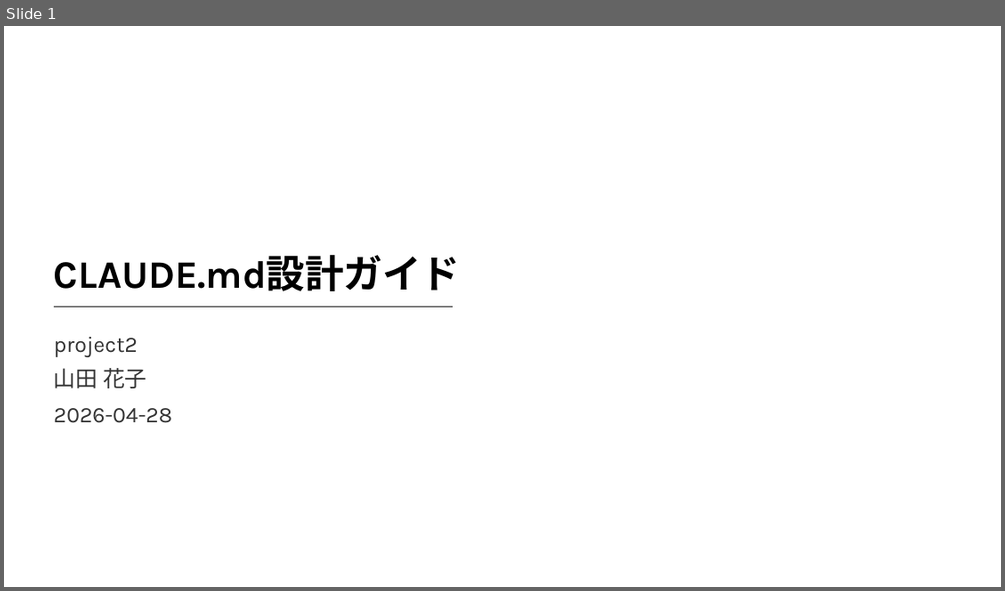
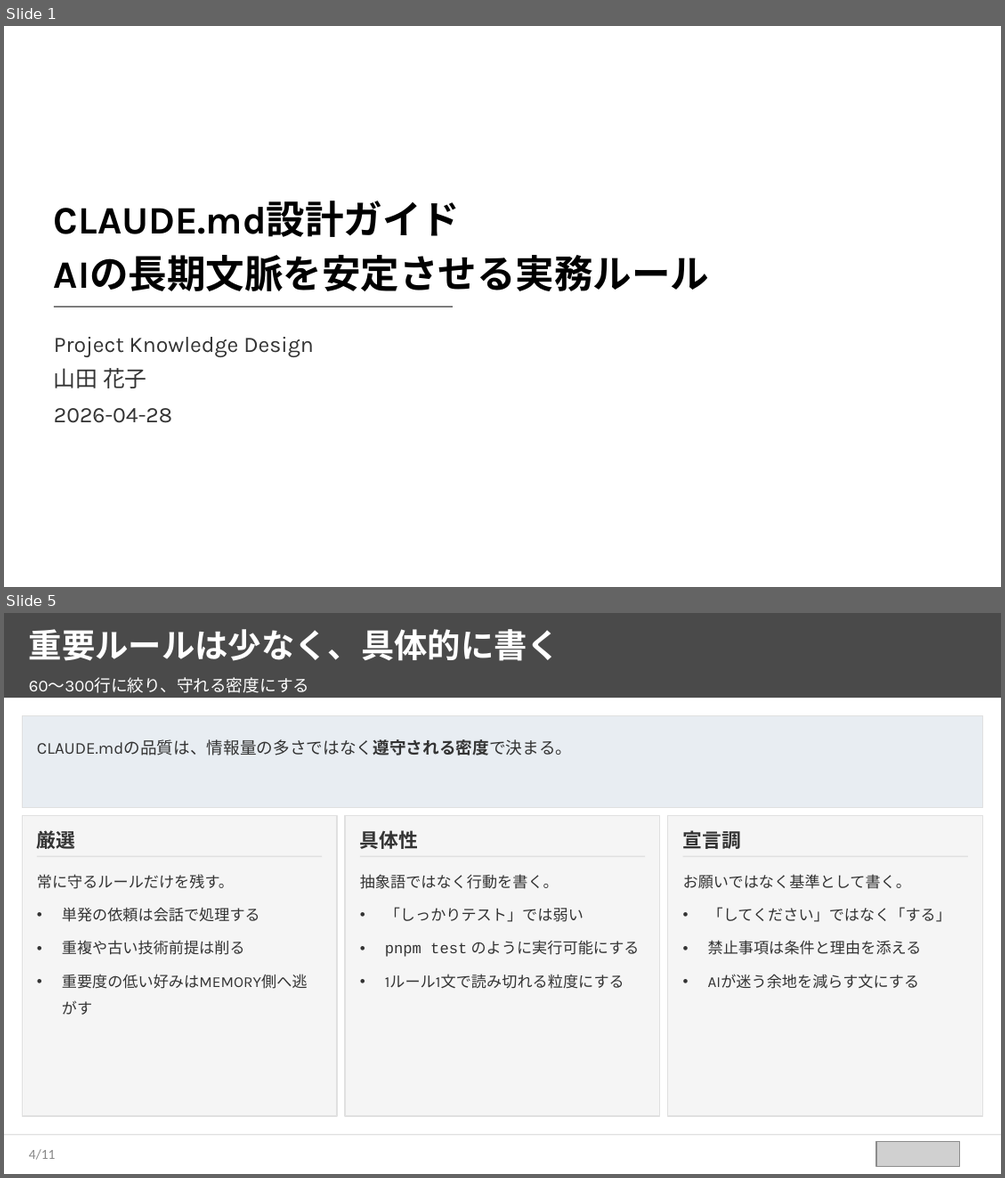
Before and after one commit to takuya109048/html2pptx, a slide deck: sample_source_deck.pptx. Shown one above the other, each under a label of ours: slide 1 before the commit, slides 1 and 5 after it; the slides between them are not shown. The pictures are 1005x591 and 1005x1178 pixels, drawn with LibreOffice and Linux fonts; fonts in the diff are those of the drawing; grey boxes stand for pictures; background and template pictures are left out. Boxes give left, top, right and bottom in pixels: in the first picture for what was removed or moved away, otherwise in the second. Text is boxed around its words. In the diff, an @@ line names an element or a change of style, - is before the commit and + after.

```diff
--- a/sample_source_deck.pptx
+++ b/sample_source_deck.pptx
@@ slide 5 added at bbox=[4, 613, 1001, 1174], background #FFFFFF @@
@@ rectangle added at bbox=[4, 613, 1001, 698], fill #4A4A4A @@
@@ text added at bbox=[29, 629, 560, 661], 24 pt, text #FFFFFF, bold @@
+重要ルールは少なく、具体的に書く
@@ text added at bbox=[29, 677, 309, 693], 12 pt, text #FFFFFF @@
+60〜300行に絞り、守れる密度にする
@@ rectangle added at bbox=[22, 715, 983, 807], fill #E8EDF2, outline #E0E0E0 0.75 pt @@
@@ text added at bbox=[37, 739, 573, 755], 12 pt, text #333333 @@
+CLAUDE.mdの品質は、情報量の多さではなく遵守される密度で決まる。
@@ rectangle added at bbox=[22, 815, 337, 1115], fill #F5F5F5, outline #E0E0E0 0.75 pt @@
@@ rectangle added at bbox=[345, 815, 660, 1115], fill #F5F5F5, outline #E0E0E0 0.75 pt @@
@@ rectangle added at bbox=[668, 815, 983, 1115], fill #F5F5F5, outline #E0E0E0 0.75 pt @@
@@ text added at bbox=[37, 827, 76, 852], 14 pt, text #333333, bold @@
+厳選
@@ text added at bbox=[360, 830, 418, 849], 14 pt, text #333333, bold @@
+具体性
@@ text added at bbox=[683, 830, 741, 849], 14 pt, text #333333, bold @@
+宣言調
@@ rectangle added at bbox=[37, 855, 322, 856], fill #E0E0E0 @@
@@ text added at bbox=[37, 874, 307, 989], 11 pt, text #333333 @@
+常に守るルールだけを残す。
+• 単発の依頼は会話で処理する
+• 重複や古い技術前提は削る
+• 重要度の低い好みはMEMORY側へ逃がす
@@ rectangle added at bbox=[360, 855, 645, 856], fill #E0E0E0 @@
@@ text added at bbox=[360, 874, 639, 989], 11 pt, text #333333 @@
+抽象語ではなく行動を書く。
+• 「しっかりテスト」では弱い
+• pnpm test のように実行可能にする
+• 1ルール1文で読み切れる粒度にする
@@ rectangle added at bbox=[683, 855, 968, 856], fill #E0E0E0 @@
@@ text added at bbox=[683, 874, 951, 989], 11 pt, text #333333 @@
+お願いではなく基準として書く。
+• 「してください」ではなく「する」
+• 禁止事項は条件と理由を添える
+• AIが迷う余地を減らす文にする
@@ rectangle added at bbox=[4, 1134, 1001, 1135], fill #E0E0E0 @@
@@ picture added at bbox=[876, 1142, 959, 1167] @@
@@ page number added at bbox=[29, 1149, 56, 1159], 10 pt, text #888888 @@
+4/11
@@ slide 1 changed as well @@
@@ text at bbox=[54, 255, 709, 291]: paragraph added @@
+AIの長期文脈を安定させる実務ルール
@@ text at bbox=[54, 337, 314, 357]: text changed @@
-project2
+Project Knowledge Design
```
Also in this commit, not shown: 5 other slides changed, 4 other slides added, 3 slides removed, 10 other files.
